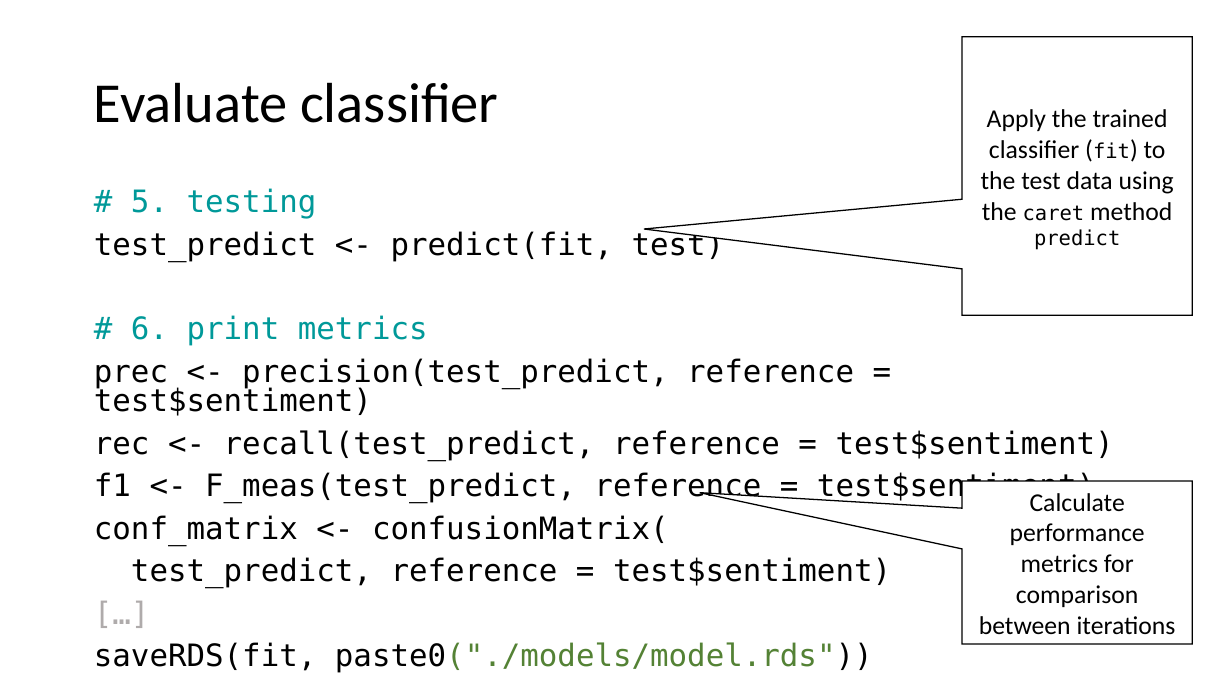
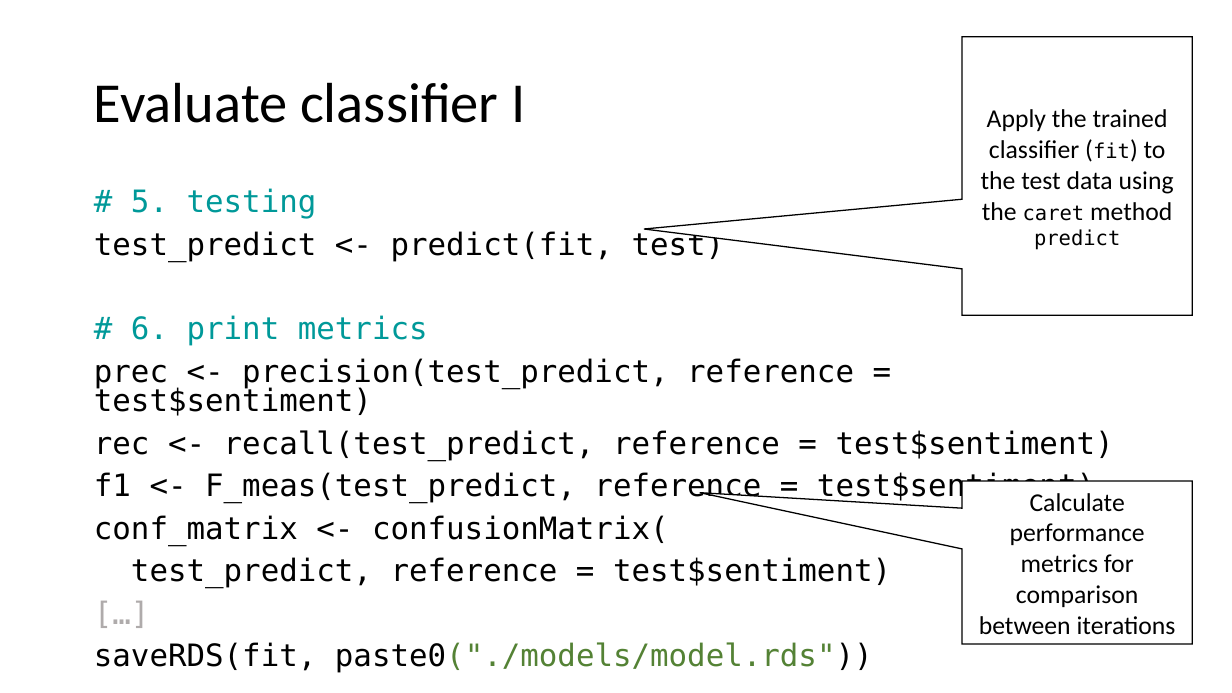
Before and after one commit to samuelstelzer/twitter_sentiment_analysis, a slide deck: slide 24 of handson_workshop.pptx (slide 23 before the commit). Drawn at 1232x693 pixels with LibreOffice and Linux fonts; fonts in the diff are those of the drawing. Boxes give left, top, right and bottom in pixels: in the first picture for what was removed or moved away, otherwise in the second. Text is boxed around its words. In the diff, an @@ line names an element or a change of style, - is before the commit and + after.

```diff
--- a/handson_workshop.pptx
+++ b/handson_workshop.pptx
@@ title at [94, 82, 525, 123]: text changed @@
-Evaluate classifier
+Evaluate classifier I
```
Also in this commit, not shown: 8 other slides changed, 4 slides added, 1 slide removed, 11 other files.
